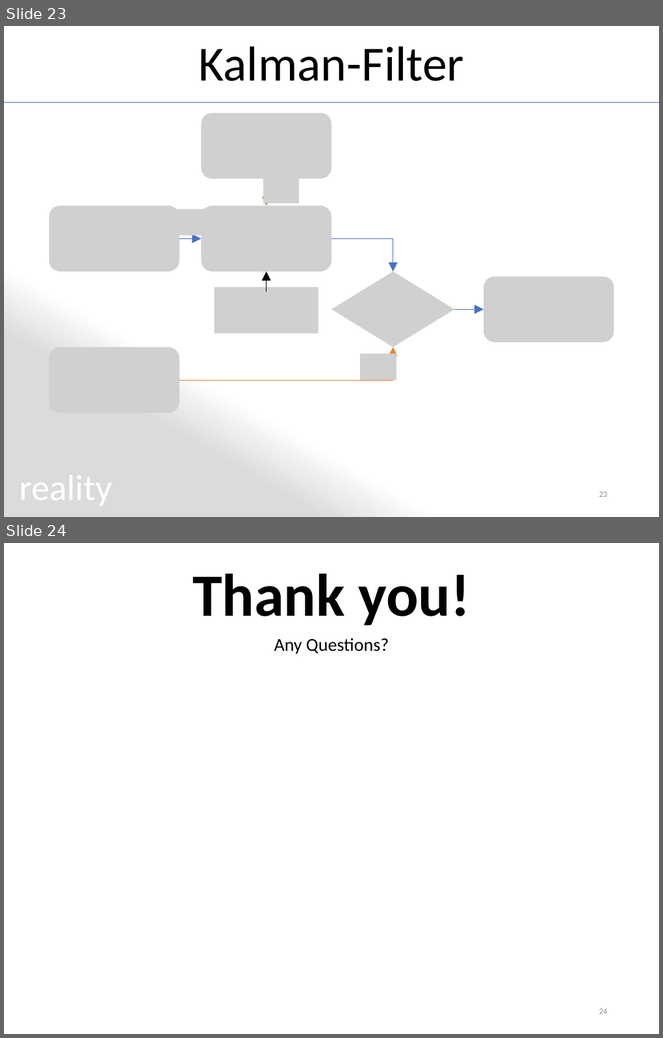
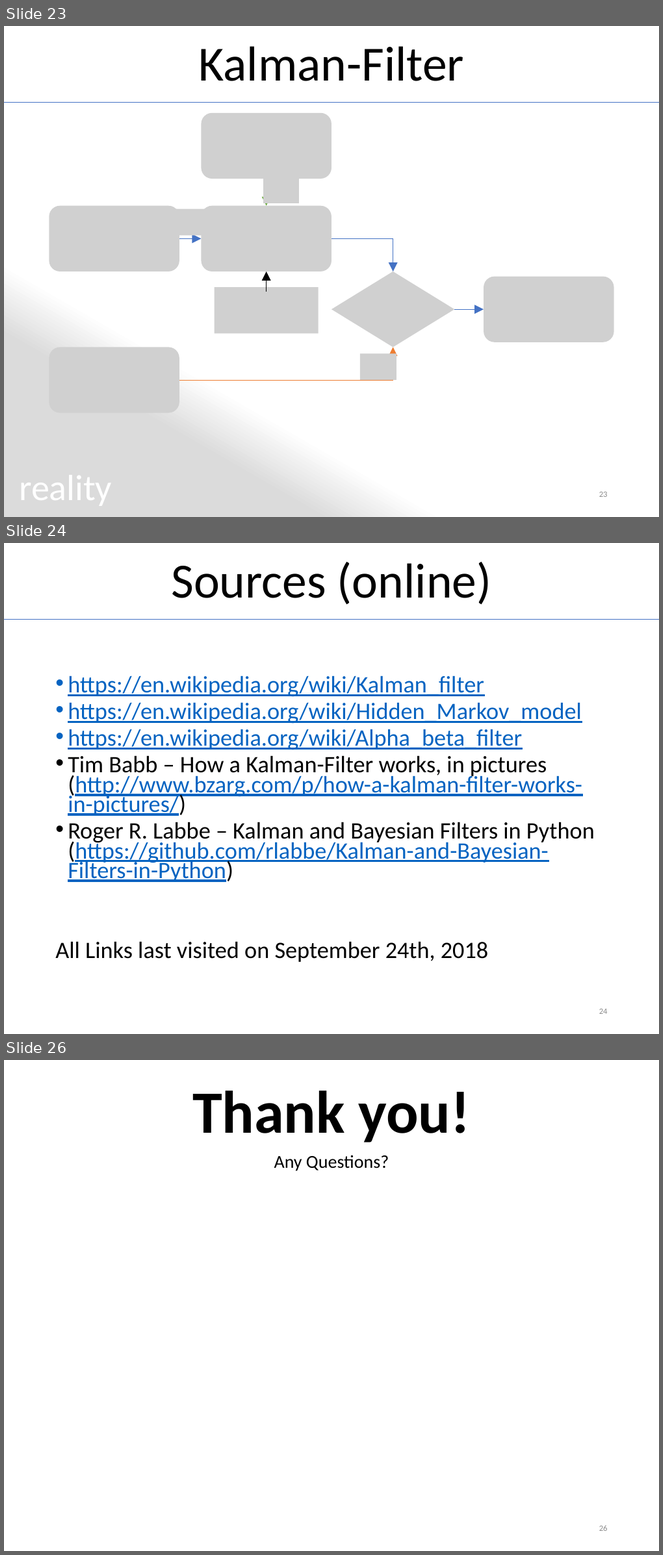
Before and after one commit to MichiHo/flocking, a slide deck: vortrag/ba_seminar_presentation_reduce.pptx. Shown one above the other, each under a label of ours: slides 23 and 24 before the commit, slides 23, 24 and 26 after it; the slides between them are not shown. The pictures are 663x1038 and 663x1555 pixels, drawn with LibreOffice and Linux fonts; fonts in the diff are those of the drawing; grey boxes stand for pictures; background and template pictures are left out. Boxes give left, top, right and bottom in pixels: in the first picture for what was removed or moved away, otherwise in the second. Text is boxed around its words. In the diff, an @@ line names an element or a change of style, - is before the commit and + after.

```diff
--- a/vortrag/ba_seminar_presentation_reduce.pptx
+++ b/vortrag/ba_seminar_presentation_reduce.pptx
@@ slide 24 added at [4, 543, 659, 1034], background #FFFFFF @@
@@ title added at [171, 562, 492, 605], 54 pt, text #000000 @@
+Sources (online)
@@ line added from (4, 619) to (659, 619), #4472C4 0.5 pt @@
@@ text added at [55, 676, 595, 962], 25.9 pt, text #0563C1, underline @@
+• https://en.wikipedia.org/wiki/Kalman_filter
+• https://en.wikipedia.org/wiki/Hidden_Markov_model
+• https://en.wikipedia.org/wiki/Alpha_beta_filter
+• Tim Babb – How a Kalman-Filter works, in pictures (http://www.bzarg.com/p/how-a-kalman-filter-works-in-pictures/)
+• Roger R. Labbe – Kalman and Bayesian Filters in Python (https://github.com/rlabbe/Kalman-and-Bayesian-Filters-in-Python)
+All Links last visited on September 24th, 2018
@@ page number added at [599, 1009, 608, 1014], 9 pt, text #8C8C8C @@
+24
@@ what was slide 24 is now slide 26 @@
```
Also in this commit, not shown: 1 other slide added, 10 other files.
